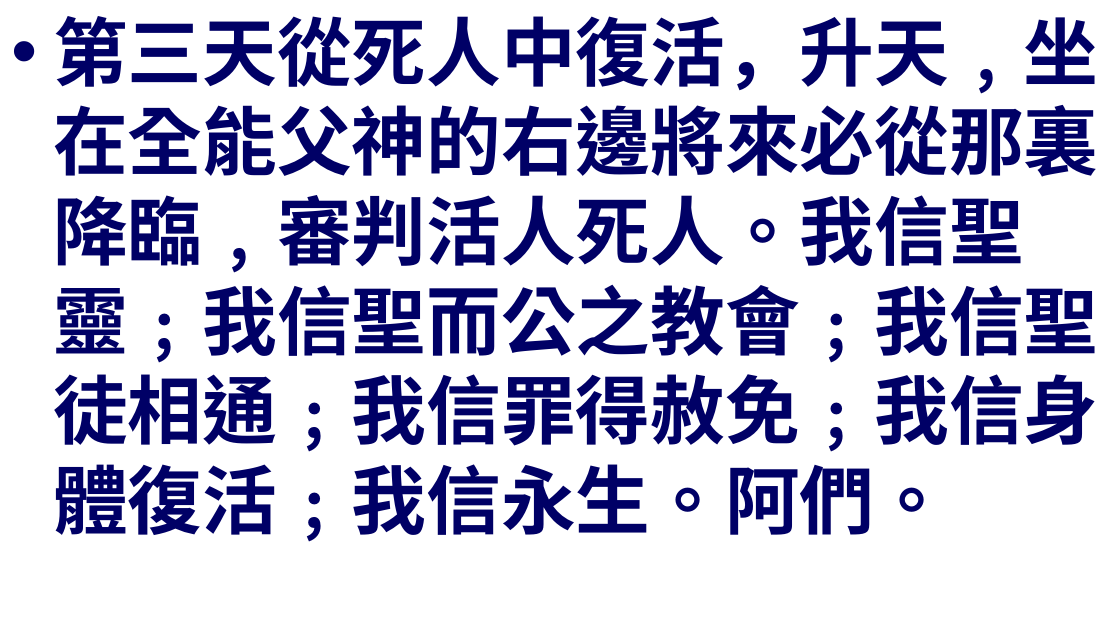
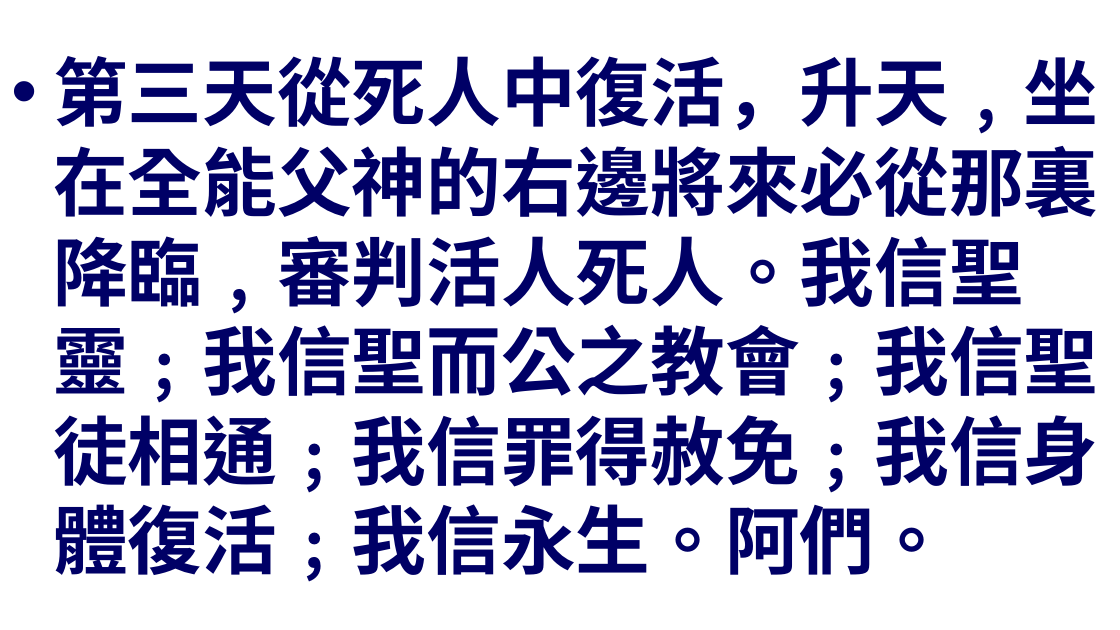
Before and after one commit to batisuoc/other-ppts, a slide deck: slide 15 of 崇拜流程_version02.pptx. Drawn at 1120x630 pixels with LibreOffice and Linux fonts; fonts in the diff are those of the drawing; background and template pictures are left out. Boxes give left, top, right and bottom in pixels: in the first picture for what was removed or moved away, otherwise in the second. Text is boxed around its words. In the diff, an @@ line names an element or a change of style, - is before the commit and + after.

```diff
--- a/崇拜流程_version02.pptx
+++ b/崇拜流程_version02.pptx
@@ text "第三天從死人中復活，升天﹐坐在全能父神的右邊將來必從那裏降臨﹐審判活人死人。我信聖靈﹔我信聖而公之教會﹔我信聖徒相通﹔我 ..." at <box>53,56,1098,582</box>: vertical alignment top to middle @@
```
Also in this commit, not shown: 3 other slides changed.
